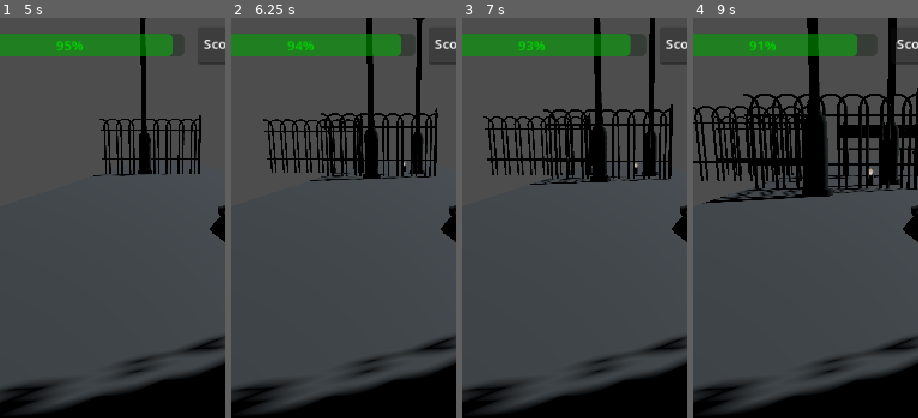
Above: before the commit, frames 1-4 (left to right).
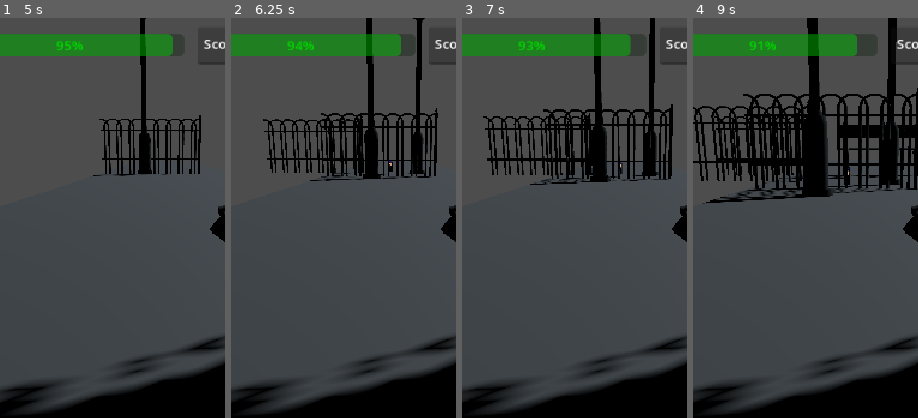
Above: after the commit, the same moments.

Repository: ESMA-NicolasR/face-snatcher
Game: Godot game, scene res://Alois/Scenes/TEST_face_snatcher.tscn
The game is run twice, just before and just after one commit, with the same random seed, the same clock (stepped at 60 frames per second) and the same inputs.
Inputs:
- Up to frame 1 (5 s): tap Enter at 0.5, 2, 3.5 s; tap Space at 1.25, 2.75 s
- Up to frame 2 (6.25 s): no input
- Up to frame 3 (7 s): no input
- Up to frame 4 (9 s): no input
The pictures show only the part of the screen within x 13-63%, y 0-50%; the shares and areas given below are measured in that part.

Frame 1 is identical in both runs. In frame 2, less than 0.1% of the frame differs, in the area x 70-78%, y 35-39%; in frame 3, less than 0.1%; in frame 4, 0.2%, in the area x 62-81%, y 37-43%.

Commit message:
assets id

Diff:
--- a/Alois/Scenes/TEST_face_snatcher.tscn
+++ b/Alois/Scenes/TEST_face_snatcher.tscn
@@ -1,15 +1,16 @@
 [gd_scene format=3 uid="uid://tnrj556cv806"]
 
 [ext_resource type="Texture2D" uid="uid://dt1pwy1r8u4bx" path="res://Nicolas/clodo.png" id="1_60xjm"]
-[ext_resource type="Script" uid="uid://b0da7too51shs" path="res://Alois/Scripts/PNJ_Manager_Spawn_and_path.gd" id="2_3h7c1"]
+[ext_resource type="Script" uid="uid://c243yria0r6ru" path="res://Alois/Scripts/PNJ_Spawn_and_path.gd" id="2_3h7c1"]
 [ext_resource type="Script" uid="uid://bxmottpqr251" path="res://Alois/Scripts/Interface.gd" id="3_3h7c1"]
-[ext_resource type="PackedScene" uid="uid://de4jdsfikkdwb" path="res://Elsa/Meshes_Lvl-01/SM_Tree_001.fbx" id="4_jrc8a"]
-[ext_resource type="Script" uid="uid://67ki1jnx5lw5" path="res://Alois/Scripts/Decorations_Manager.gd" id="4_tgash"]
-[ext_resource type="PackedScene" uid="uid://bfx0rjatsvsli" path="res://Elsa/Meshes_Lvl-01/SM_Tree_002.fbx" id="5_lan1h"]
-[ext_resource type="PackedScene" uid="uid://cqxofi5b44nfs" path="res://Elsa/Meshes_Lvl-01/SM_Tree_003.fbx" id="6_x8g61"]
-[ext_resource type="PackedScene" uid="uid://b205wuklsxfc" path="res://Elsa/Meshes_Lvl-01/SM_Bench_001.fbx" id="7_rmso8"]
-[ext_resource type="PackedScene" uid="uid://bqjt3l87aigab" path="res://Elsa/Meshes_Lvl-01/SM_Fence_001.fbx" id="8_py22k"]
-[ext_resource type="PackedScene" uid="uid://ddvqpg2ovjw3d" path="res://Elsa/Meshes_Lvl-01/SM_Streetlight_001.fbx" id="9_7075h"]
+[ext_resource type="PackedScene" uid="uid://ybihehlv3jnf" path="res://Elsa/Meshes_Lvl-01/SM_Tree_001.fbx" id="4_jrc8a"]
+[ext_resource type="PackedScene" uid="uid://cb4pb4lwmvf24" path="res://Nicolas/NPC_Generator.tscn" id="4_mmw3b"]
+[ext_resource type="Script" path="res://Alois/Scripts/Decorations_Manager.gd" id="4_tgash"]
+[ext_resource type="PackedScene" uid="uid://bg3h71d5pj67j" path="res://Elsa/Meshes_Lvl-01/SM_Tree_002.fbx" id="5_lan1h"]
+[ext_resource type="PackedScene" uid="uid://dbc83yipxammw" path="res://Elsa/Meshes_Lvl-01/SM_Tree_003.fbx" id="6_x8g61"]
+[ext_resource type="PackedScene" uid="uid://pslvs3usjdtr" path="res://Elsa/Meshes_Lvl-01/SM_Bench_001.fbx" id="7_rmso8"]
+[ext_resource type="PackedScene" uid="uid://dsh1u6agmqtlo" path="res://Elsa/Meshes_Lvl-01/SM_Fence_001.fbx" id="8_py22k"]
+[ext_resource type="PackedScene" uid="uid://g0m5ob8qjgni" path="res://Elsa/Meshes_Lvl-01/SM_Streetlight_001.fbx" id="9_7075h"]
 
 [sub_resource type="Curve3D" id="Curve3D_1ptqf"]
 bake_interval = 1.0
@@ -158,6 +159,8 @@
 path_Right_right = NodePath("../../Paths/Decoration RIGHT right Path3D")
 path_Right_center = NodePath("../../Paths/Decoration RIGHT center Path3D")
 path_Right_left = NodePath("../../Paths/Decoration RIGHT left Path3D")
+
+[node name="NPC_Generator" parent="Scripts" unique_id=978562651 instance=ExtResource("4_mmw3b")]
 
 [node name="UI" type="Control" parent="." unique_id=556213673 node_paths=PackedStringArray("score_label", "health_bar") groups=["UI"]]
 layout_mode = 3
Not shown, changed: Nicolas/clodo.png.import
Not shown, changed: Sprites/NPC/Parts/AllEyebrows/T_Eyebrows_Cop.png.import
Not shown, changed: Sprites/NPC/Parts/AllEyes/T_Eyes_Cop.png.import
Not shown, changed: Sprites/NPC/Parts/AllFaces/T_Face_Karen.png.import
Not shown, changed: Sprites/NPC/Parts/AllLips/T_Lips_Cop.png.import
Not shown, changed: Sprites/NPC/Parts/AllNoses/T_Nose_Karen.png.import
